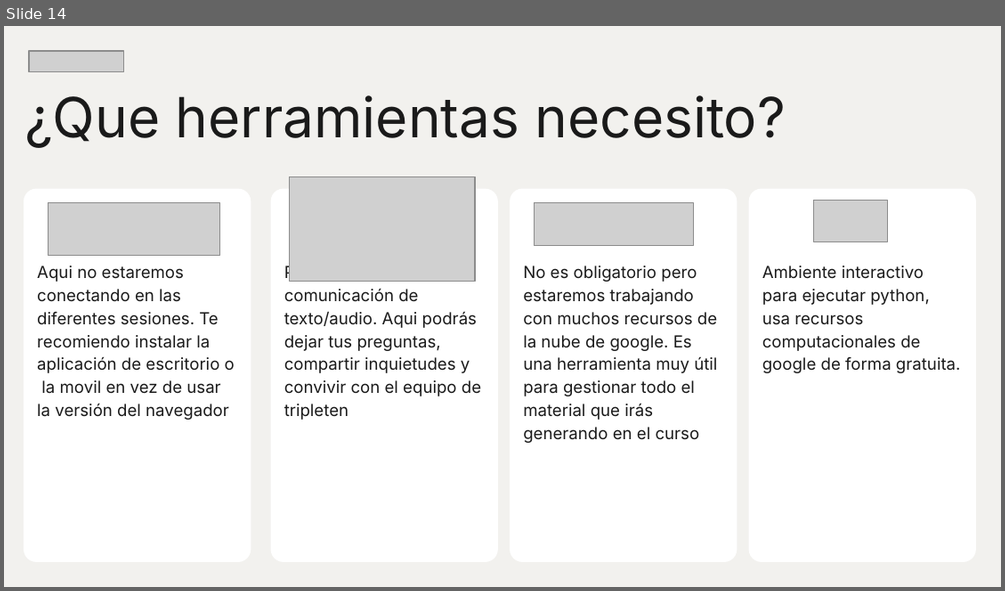
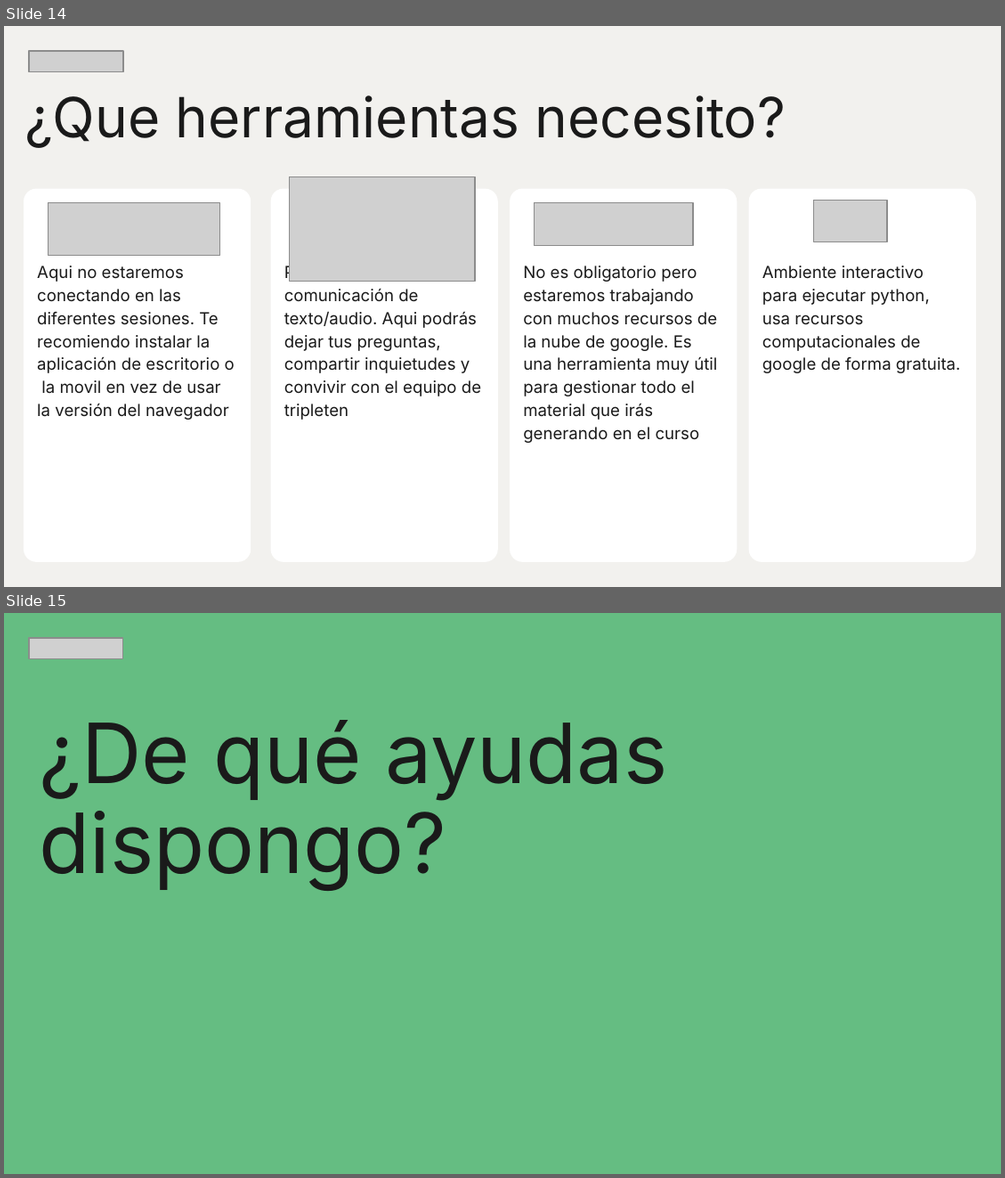
Before and after one commit to zyntonyson/bootcamp_ds_da, a slide deck: 00-da-v8-PostOnboarding/00-onboarding.pptx. Shown one above the other, each under a label of ours: slide 14 before the commit, slides 14 and 15 after it. The pictures are 1005x591 and 1005x1178 pixels, drawn with LibreOffice and Linux fonts; fonts in the diff are those of the drawing; grey boxes stand for pictures. Boxes give left, top, right and bottom in pixels: in the first picture for what was removed or moved away, otherwise in the second. Text is boxed around its words. In the diff, an @@ line names an element or a change of style, - is before the commit and + after.

```diff
--- a/00-da-v8-PostOnboarding/00-onboarding.pptx
+++ b/00-da-v8-PostOnboarding/00-onboarding.pptx
@@ slide 15 added at bbox=[4, 613, 1001, 1174], background #65BD82 @@
@@ picture added at bbox=[29, 638, 123, 659] @@
@@ title added at bbox=[40, 720, 667, 891], 60 pt, text #1A1A1A @@
+¿De qué ayudas dispongo?
```
Also in this commit, not shown: 10 slides changed, 8 other slides added, 1 slide removed, 4 other files.
